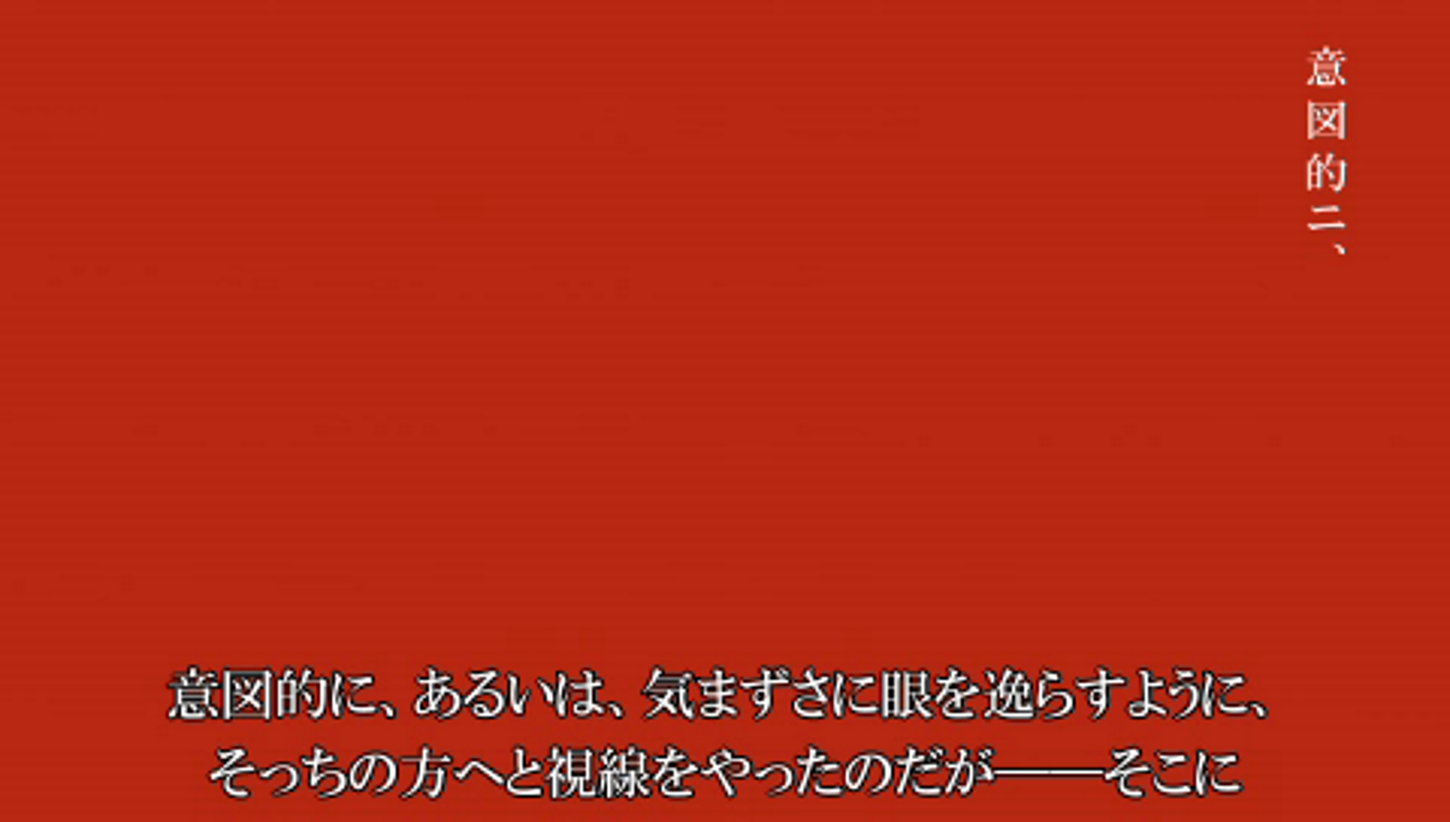
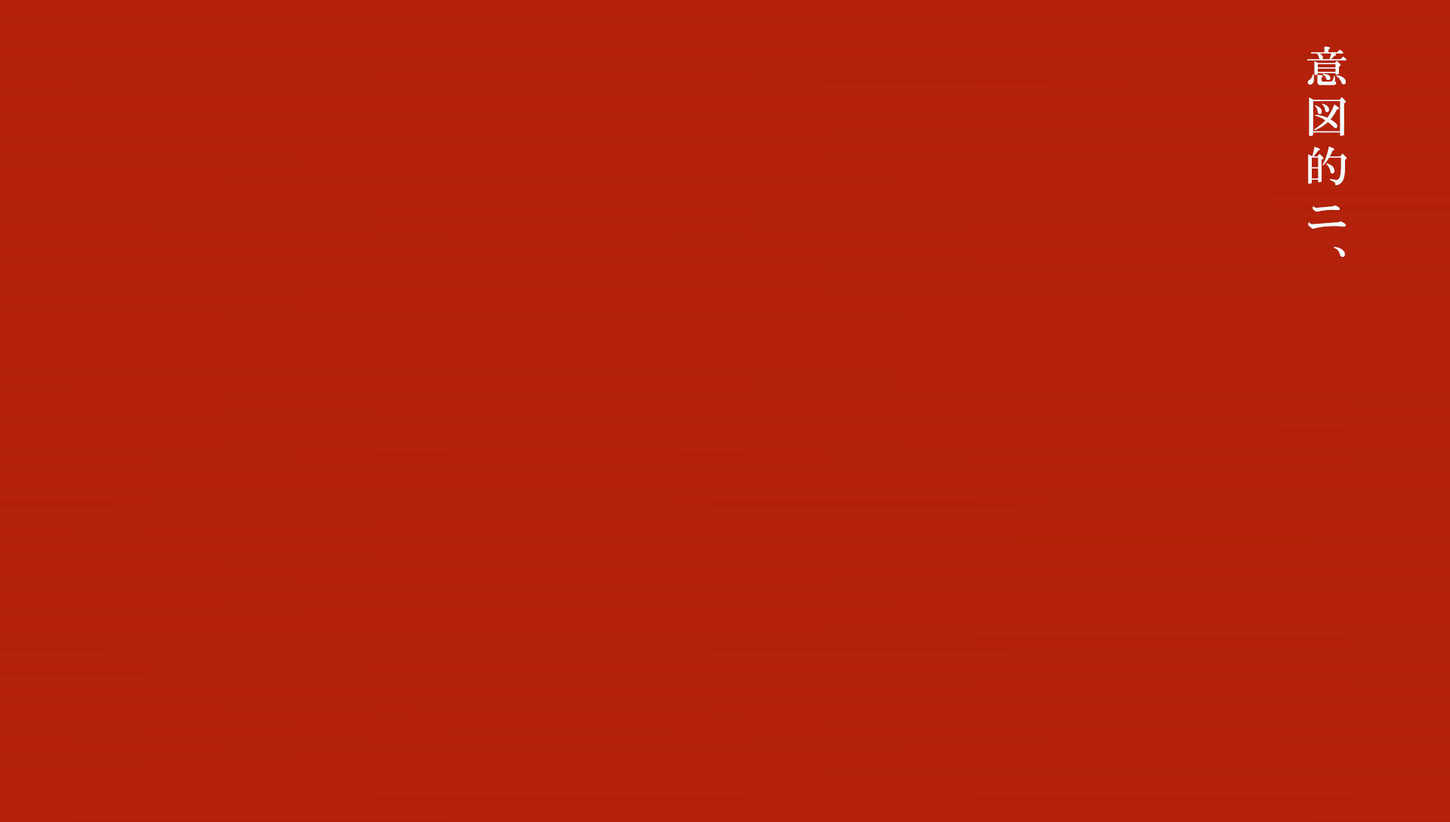
Two versions of the same layered image (1450×822). Layer-by-layer changes:
added layer "意図的ニ、" above "Layer 2" over [left=1307, top=46, right=1347, bottom=257]
showed "Layer 2" over [left=0, top=0, right=1450, bottom=822]
